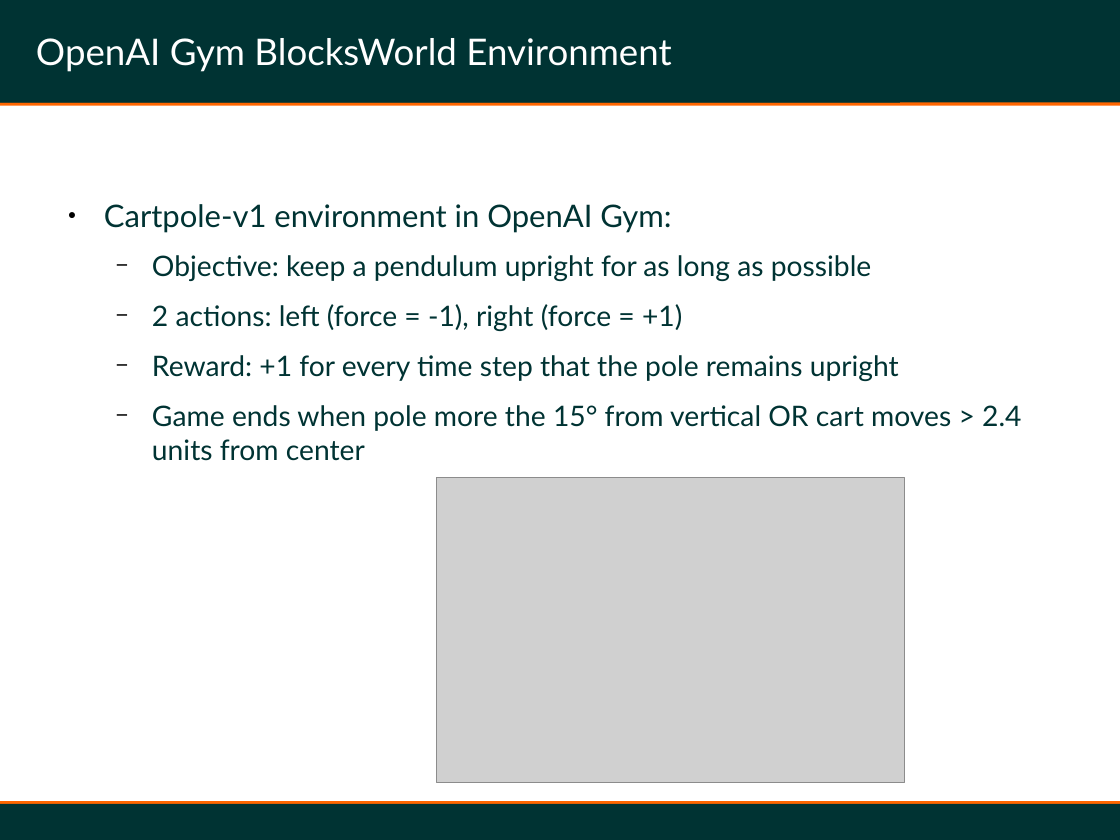
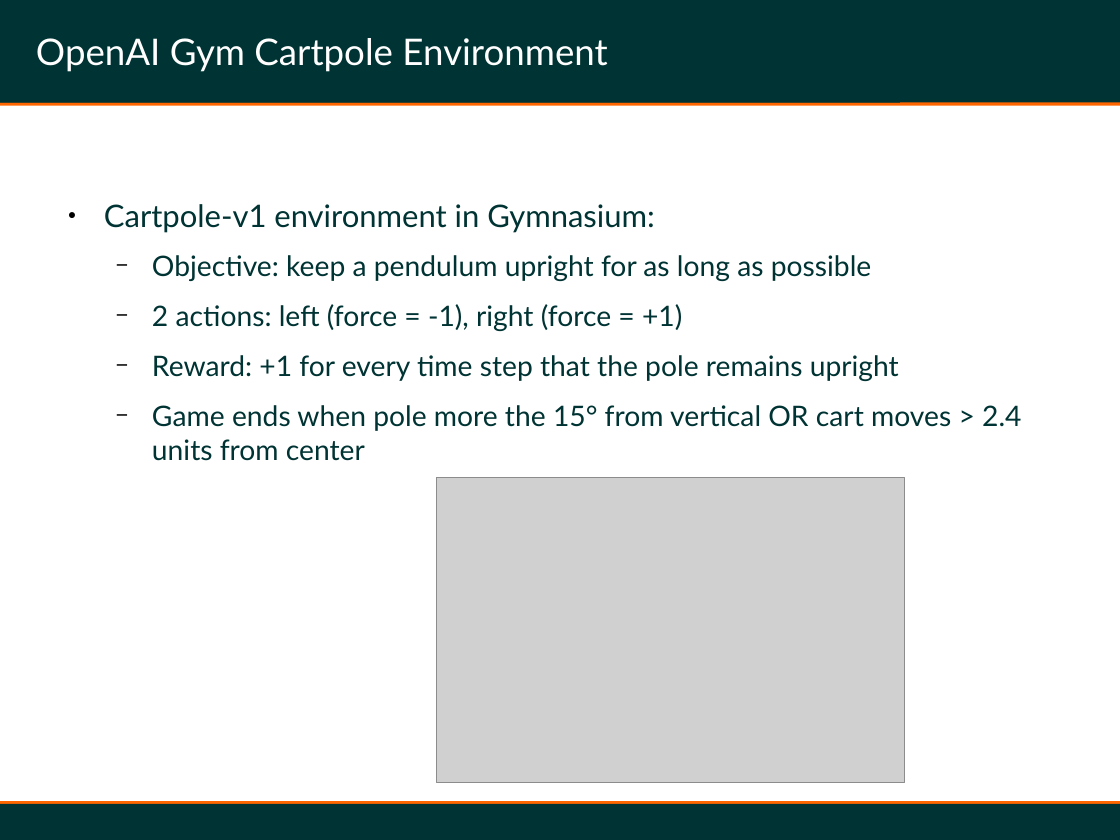
Before and after one commit to cs-pub-ro/MAS, a slide deck: slide 9 of lab6-VFA/description/MAS-Lab7-QFA.odp. Drawn at 1120x840 pixels with LibreOffice and Linux fonts; fonts in the diff are those of the drawing; grey boxes stand for pictures. Boxes give left, top, right and bottom in pixels: in the first picture for what was removed or moved away, otherwise in the second. Text is boxed around its words. In the diff, an @@ line names an element or a change of style, - is before the commit and + after.

```diff
--- a/lab6-VFA/description/MAS-Lab7-QFA.odp
+++ b/lab6-VFA/description/MAS-Lab7-QFA.odp
@@ title at [36,38,607,72]: text changed @@
-OpenAI Gym BlocksWorld Environment
+OpenAI Gym Cartpole Environment
@@ text at [104,204,655,233]: text changed @@
-● Cartpole-v1 environment in OpenAI Gym:
+● Cartpole-v1 environment in Gymnasium:
```
Also in this commit, not shown: 2 other slides changed, 1 other file.
